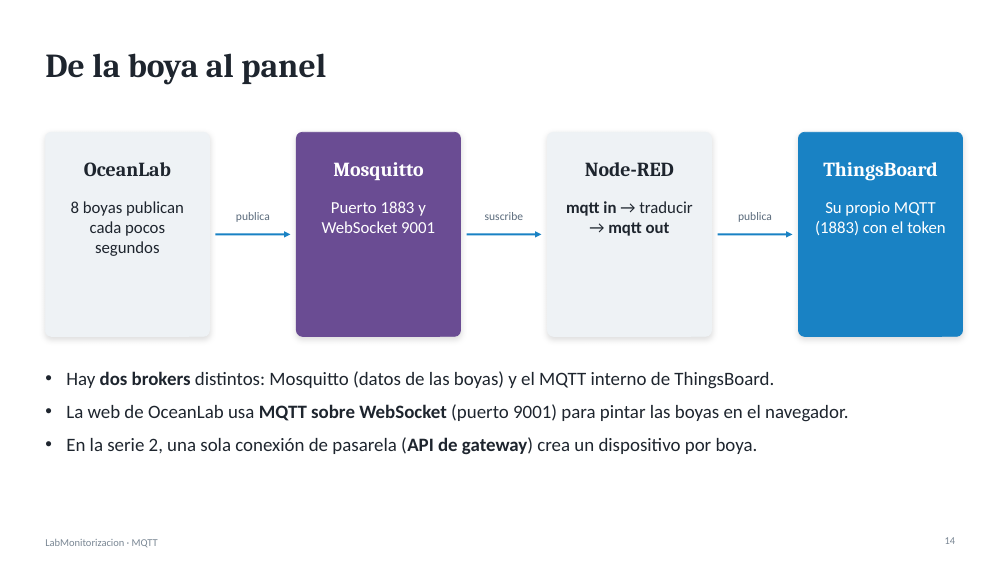
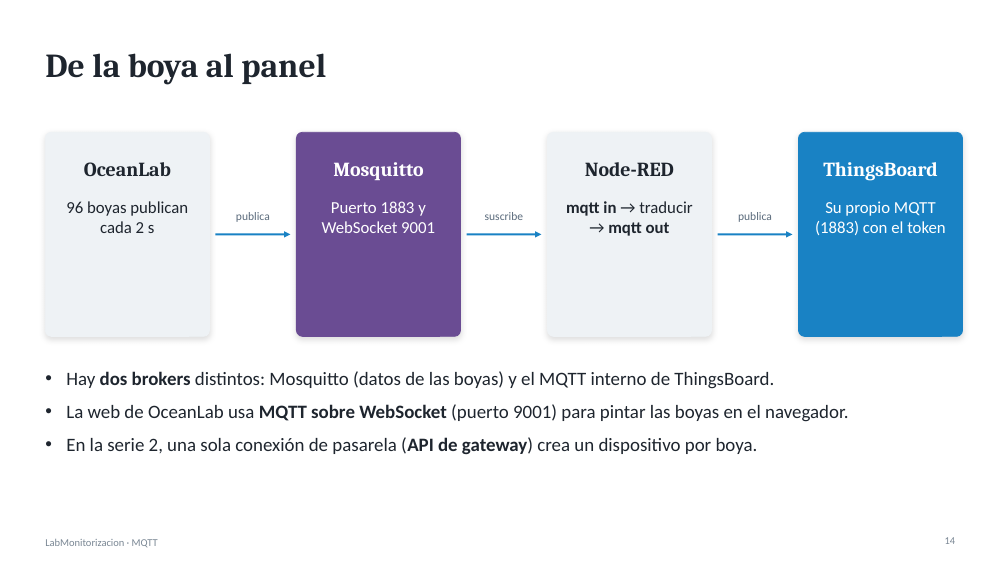
Before and after one commit to gbellido-dev/LabMonitorizacion, a slide deck: slide 14 of docs/presentaciones/03_MQTT.pptx. Drawn at 1008x567 pixels with LibreOffice and Linux fonts; fonts in the diff are those of the drawing. Boxes give left, top, right and bottom in pixels: in the first picture for what was removed or moved away, otherwise in the second. Text is boxed around its words. In the diff, an @@ line names an element or a change of style, - is before the commit and + after.

```diff
--- a/docs/presentaciones/03_MQTT.pptx
+++ b/docs/presentaciones/03_MQTT.pptx
@@ text at [66,201,188,233]: text changed @@
-8 boyas publican cada pocos segundos
+96 boyas publican cada 2 s
```
Also in this commit, not shown: 34 other files.
